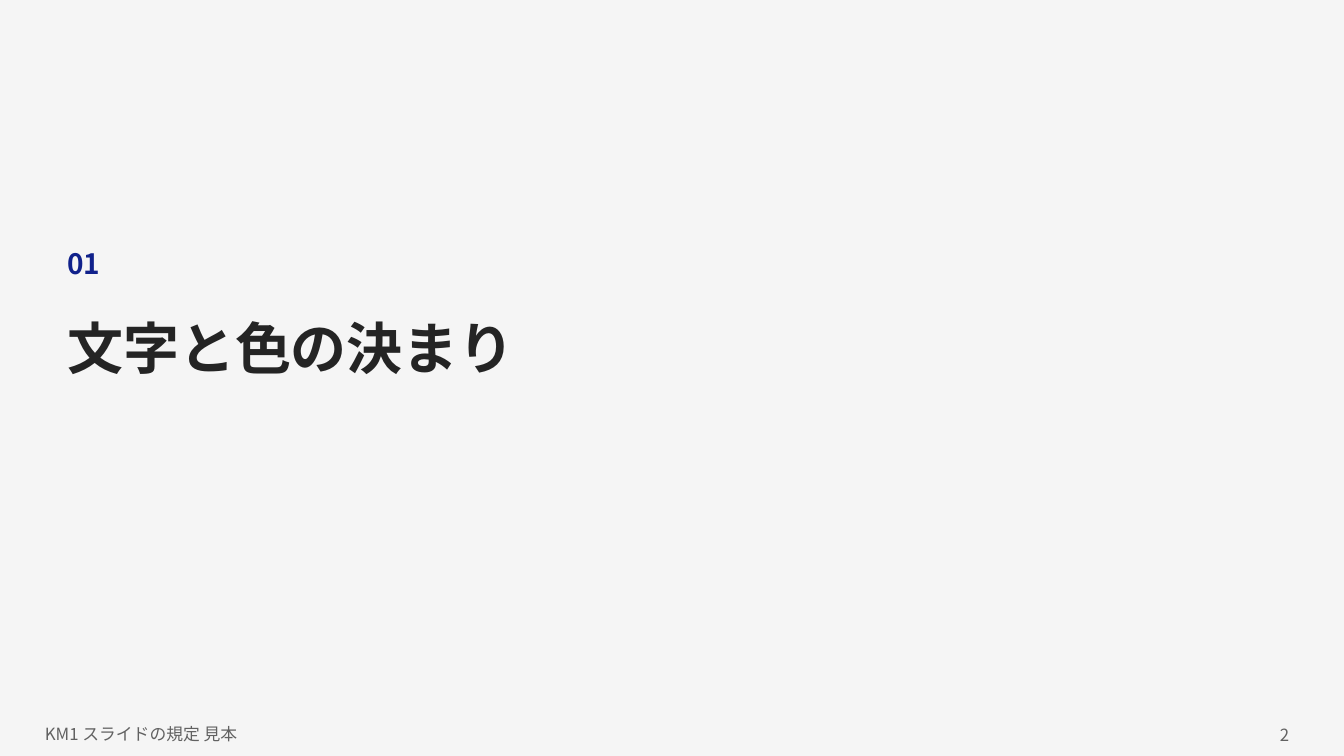
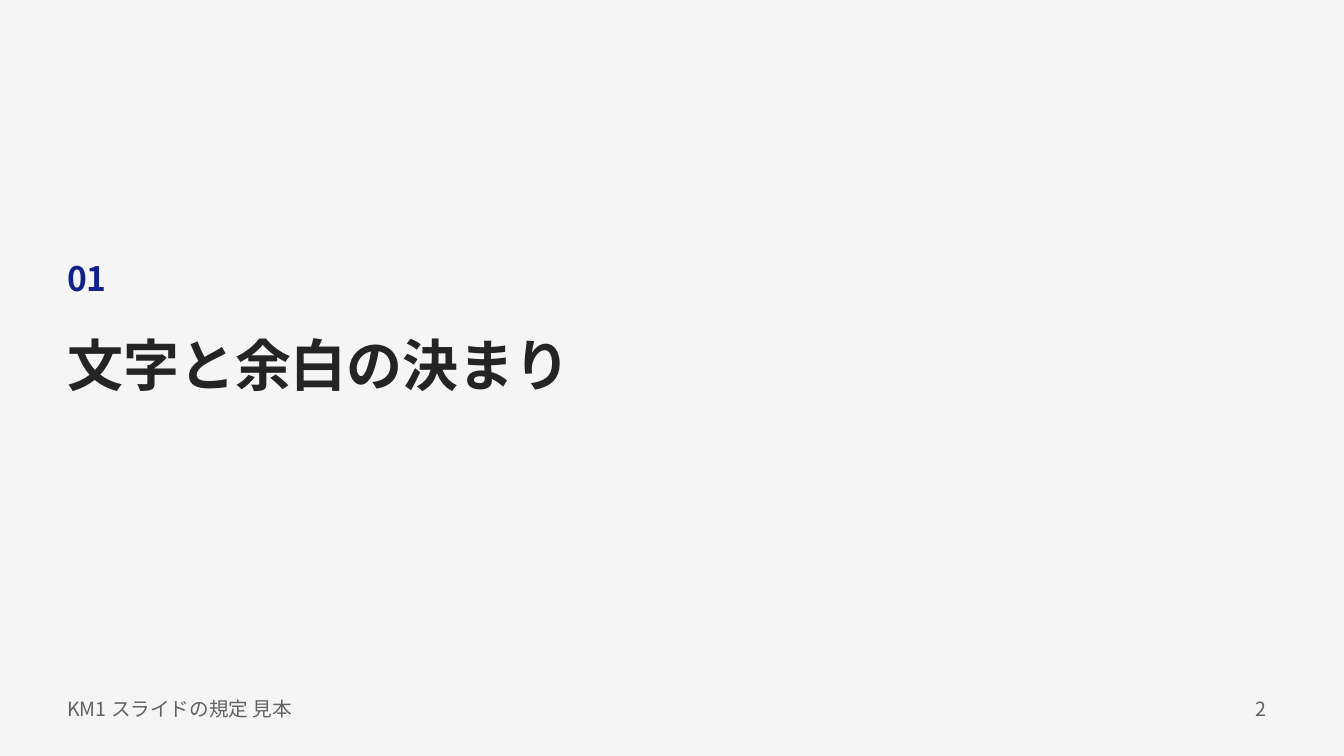
Before and after one commit to kami2news/km1-design-system, a slide deck: slide 2 of dist/KM1_スライド見本.pptx. Drawn at 1344x756 pixels with LibreOffice and Linux fonts; fonts in the diff are those of the drawing. Boxes give left, top, right and bottom in pixels: in the first picture for what was removed or moved away, otherwise in the second. Text is boxed around its words. In the diff, an @@ line names an element or a change of style, - is before the commit and + after.

```diff
--- a/dist/KM1_スライド見本.pptx
+++ b/dist/KM1_スライド見本.pptx
@@ text "01": place and size @@
-text "01" at [67, 253, 100, 275]
+text "01" at [67, 265, 107, 292]
@@ text "01" at [67, 265, 107, 292]: size 20 to 24 pt @@
@@ title at [67, 338, 571, 391]: text changed @@
-文字と色の決まり
+文字と余白の決まり
@@ text "KM1 スライドの規定 見本": place and size @@
-text "KM1 スライドの規定 見本" at [45, 726, 238, 742]
+text "KM1 スライドの規定 見本" at [67, 699, 292, 718]
@@ text "KM1 スライドの規定 見本" at [67, 699, 292, 718]: size 12 to 14 pt @@
@@ page number: place and size @@
-page number at [1280, 728, 1289, 741]
+page number at [1256, 701, 1267, 716]
@@ page number at [1256, 701, 1267, 716]: size 12 to 14 pt; vertical alignment top to middle @@
```
Also in this commit, not shown: 6 other slides changed, 3 slides added, 2 slides removed, 7 other files.
